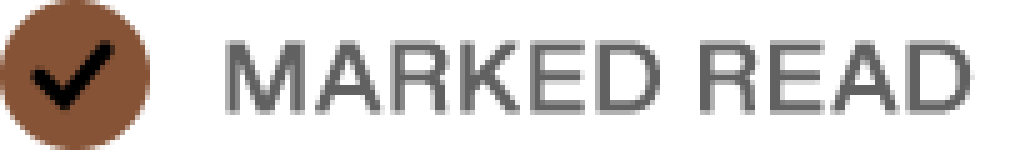
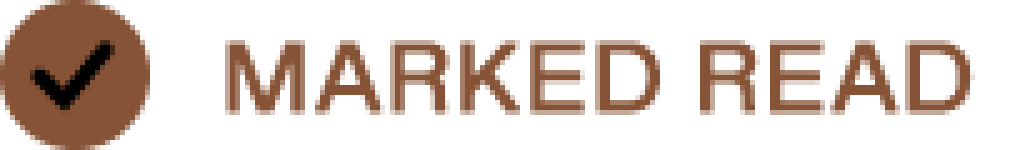
Layered file, before and after one edit (1025px x 150px). Changes by layer:
painted on "MARKED READ" over [225, 40, 975, 115]
